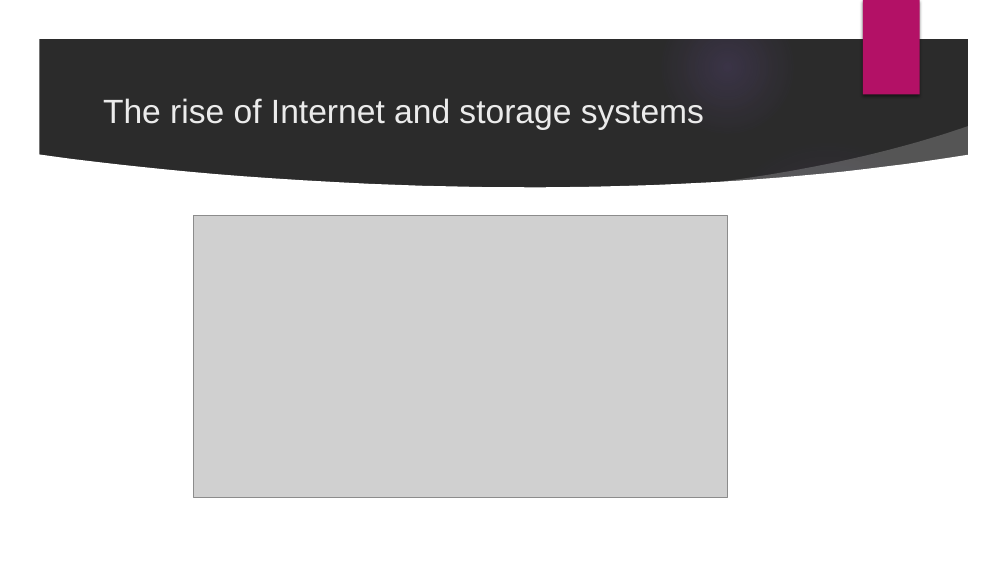
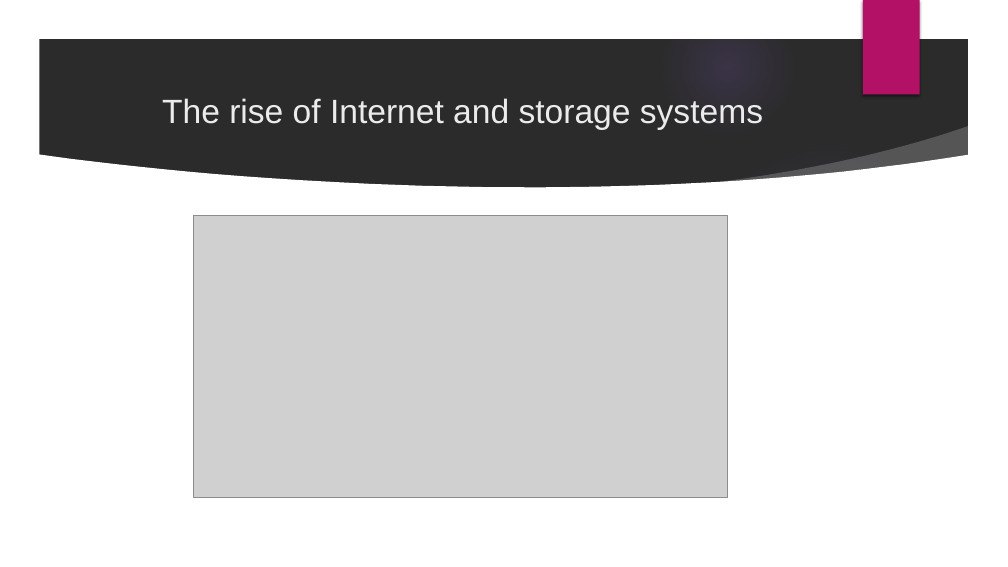
Before and after one commit to velizar92/TSK_Presentations, a slide deck: slide 4 of Databases_and_EntityFrameworkCore.pptx (slide 3 before the commit). Drawn at 1008x567 pixels with LibreOffice and Linux fonts; fonts in the diff are those of the drawing; grey boxes stand for pictures; background and template pictures are left out; a plain dark background stands for a picture behind light text. Boxes give left, top, right and bottom in pixels: in the first picture for what was removed or moved away, otherwise in the second. Text is boxed around its words. In the diff, an @@ line names an element or a change of style, - is before the commit and + after.

```diff
--- a/Databases_and_EntityFrameworkCore.pptx
+++ b/Databases_and_EntityFrameworkCore.pptx
@@ title "The rise of Internet and ...": place and size @@
-title "The rise of Internet and ..." at (103,98,704,130)
+title "The rise of Internet and ..." at (162,98,763,130)
```
Also in this commit, not shown: 7 other slides changed, 6 slides added, 2 slides removed.
